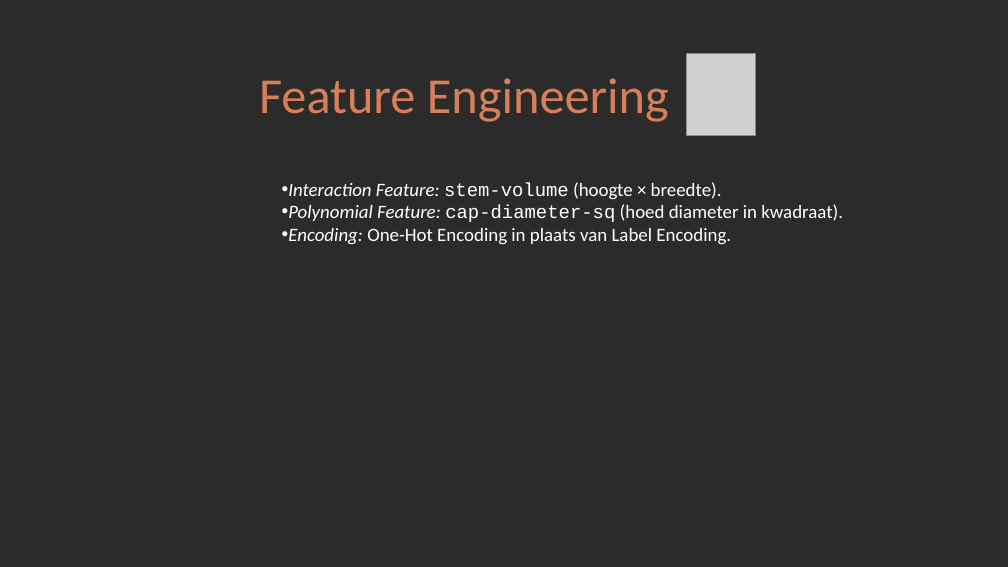
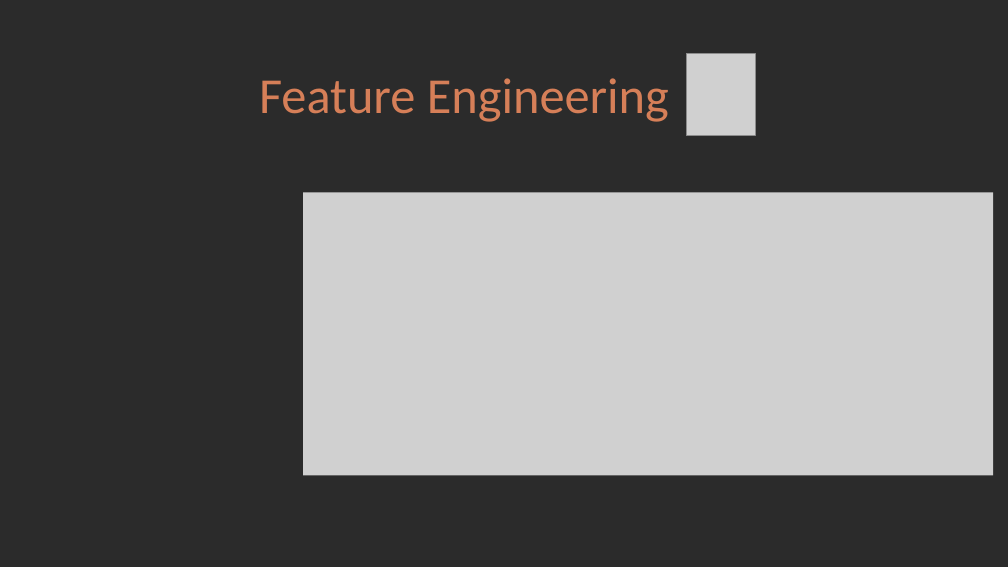
Before and after one commit to dmitcher7/CloudAI-Challenge, a slide deck: slide 7 of Presentatie Cloud AI.pptx (slide 8 before the commit). Drawn at 1008x567 pixels with LibreOffice and Linux fonts; fonts in the diff are those of the drawing; grey boxes stand for pictures; background and template pictures are left out; a plain dark background stands for a picture behind light text. Boxes give left, top, right and bottom in pixels: in the first picture for what was removed or moved away, otherwise in the second. Text is boxed around its words. In the diff, an @@ line names an element or a change of style, - is before the commit and + after.

```diff
--- a/Presentatie Cloud AI.pptx
+++ b/Presentatie Cloud AI.pptx
@@ text removed at (288,182,843,245) @@
-• Interaction Feature: stem-volume (hoogte × breedte).
-• Polynomial Feature: cap-diameter-sq (hoed diameter in kwadraat).
-• Encoding: One-Hot Encoding in plaats van Label Encoding.
@@ picture added at (303,192,994,475) @@
```
Also in this commit, not shown: 4 other slides changed, 18 slides added, 15 slides removed, 16 other files.
